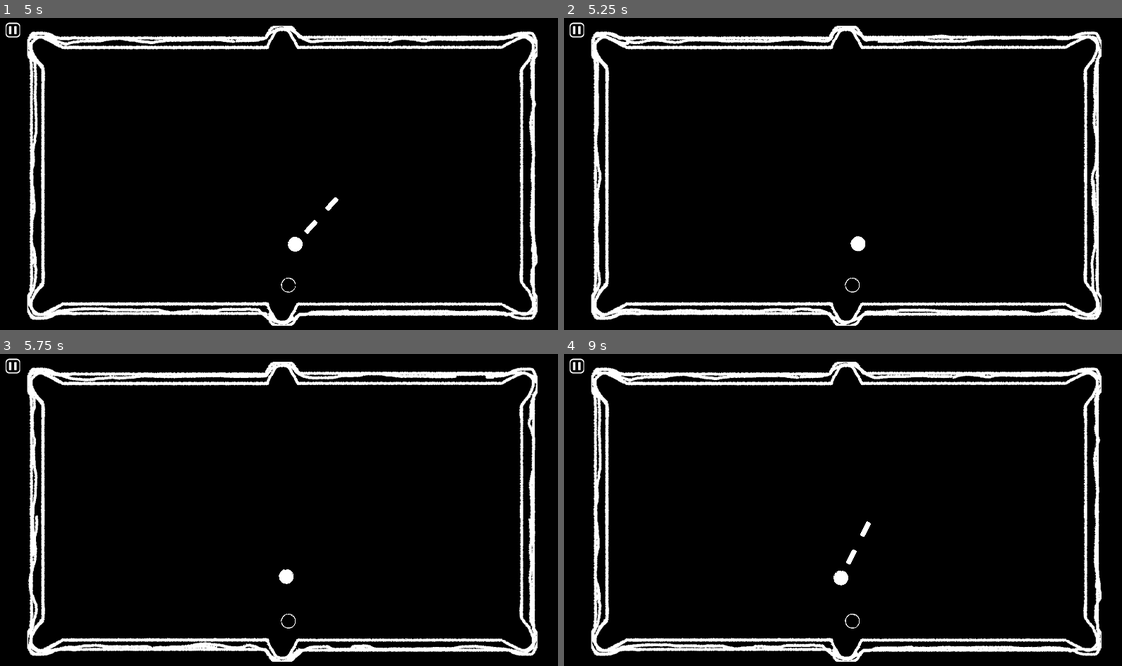
Above: before the commit, frames 1-4 (two rows, left to right).
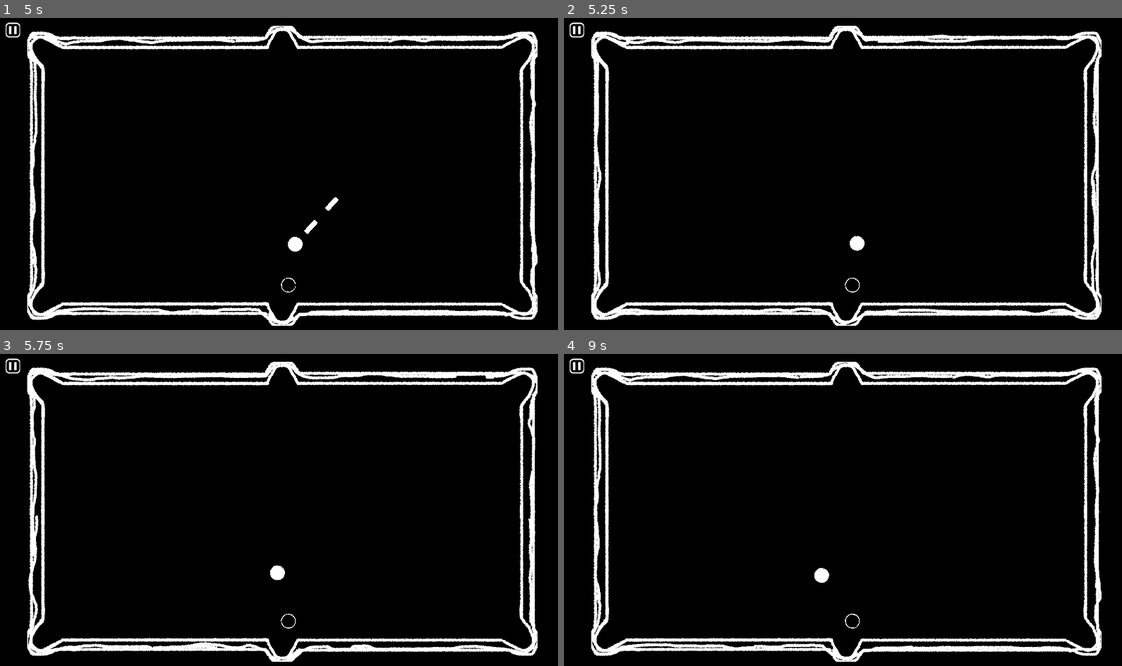
Above: after the commit, the same moments.

Repository: Muirotidua/IMGD1001-Project
Game: Godot game, scene res://scenes/splash_screen.tscn
Same seed, same stepped clock (60 frames per second), same inputs: the game is played once before the commit and once after it.
Inputs (mouse positions are in pixels of both pictures, inside the frame that each line leads up to):
- Up to frame 1 (5 s): move the mouse to (407, 158) at 0.52 s; hold Space (ball_hit) 0.53-1.25 s; click (507, 227) at 1.25 s; click (507, 227) at 2 s; click "1" at 2.75 s; click (11, 30) at 3.5 s; click "Restart Level" at 4.25 s
- Up to frame 2 (5.25 s): move the mouse to (731, 192) at 5.02 s; tap Space (ball_hit) at 5.1 s
- Up to frame 3 (5.75 s): no input
- Up to frame 4 (9 s): move the mouse to (904, 441) at 5.77 s; hold Space (ball_hit) 5.78-6.53 s; tap I (print_info) at 5.85, 8.85 s; move the mouse to (820, 575) at 6.52 s; tap Backspace (rewind_shot) at 6.6 s; tap Space (ball_hit) at 6.8, 8.1 s; move the mouse to (1015, 559) at 7.27 s; hold Space (ball_hit) 7.28-8.03 s; move the mouse to (675, 463) at 8.02 s; move the mouse to (876, 510) at 8.77 s; hold Space (ball_hit) from 8.78 s (still down)

Frame 1 is identical in both runs. In frame 2, less than 0.1% of the frame differs, in the area x 51-54%, y 69-75%; in frame 3, 0.2%; in frame 4, 0.3%, in the area x 44-55%, y 53-75%.

Commit message:
Fixed the power gauge bug

Diff:
--- a/scripts/cue_ball.gd
+++ b/scripts/cue_ball.gd
@@ -33,17 +33,18 @@
 
 
 func _input(event):
-	if(event.is_action("ball_hit")&&shot_ready):
+	pass
+
+func _physics_process(delta: float) -> void:
+	super._physics_process(delta)
+	if(Input.is_action_pressed("ball_hit")&&shot_ready):
 		%ProgressBar.show()
 		if(shot_power < MAX_HOLD):
 			shot_power += 1
 		%ProgressBar.value = shot_power
-
-	if(event.is_action_released("ball_hit")&&shot_ready):
+	if(Input.is_action_just_released("ball_hit")&&shot_ready):
 		try_shoot.emit()
 		%ProgressBar.hide()
-
-
 
 func _process(_delta: float) -> void:
 	pointer.set_point_position(1, get_local_mouse_position())
--- a/scripts/pool_ball.gd
+++ b/scripts/pool_ball.gd
@@ -1 +1,5 @@
 class_name PoolBall extends BaseBall
+
+func _ready():
+	super._ready()
+	type = GlobalEnums.BallType.GENERIC_BALL
